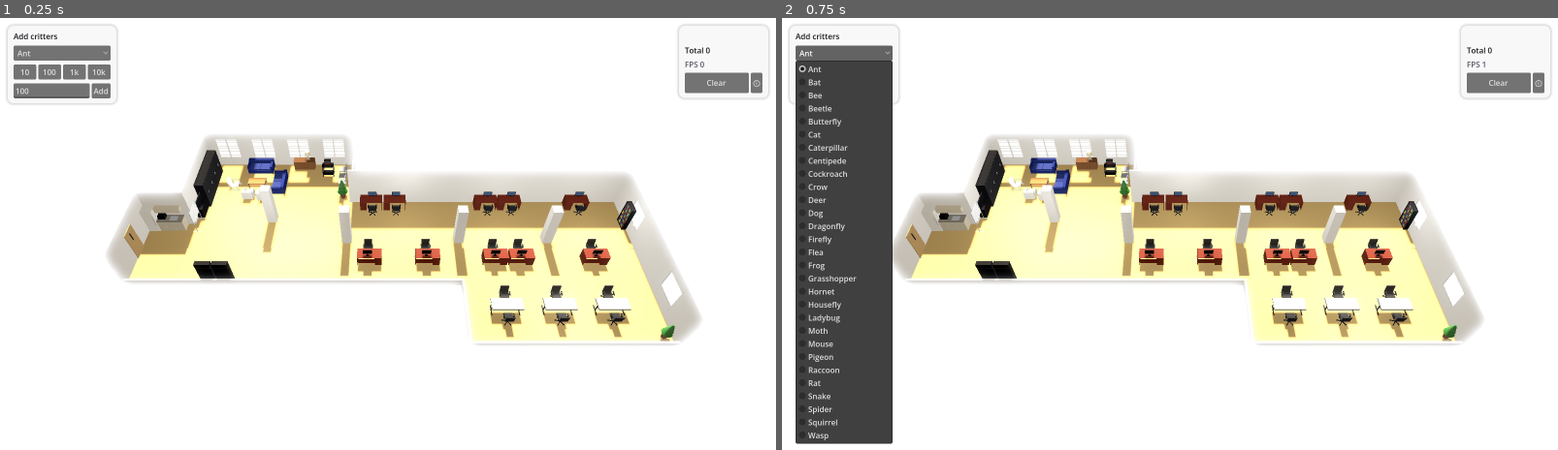
Above: before the commit, frames 1-2 (left to right).
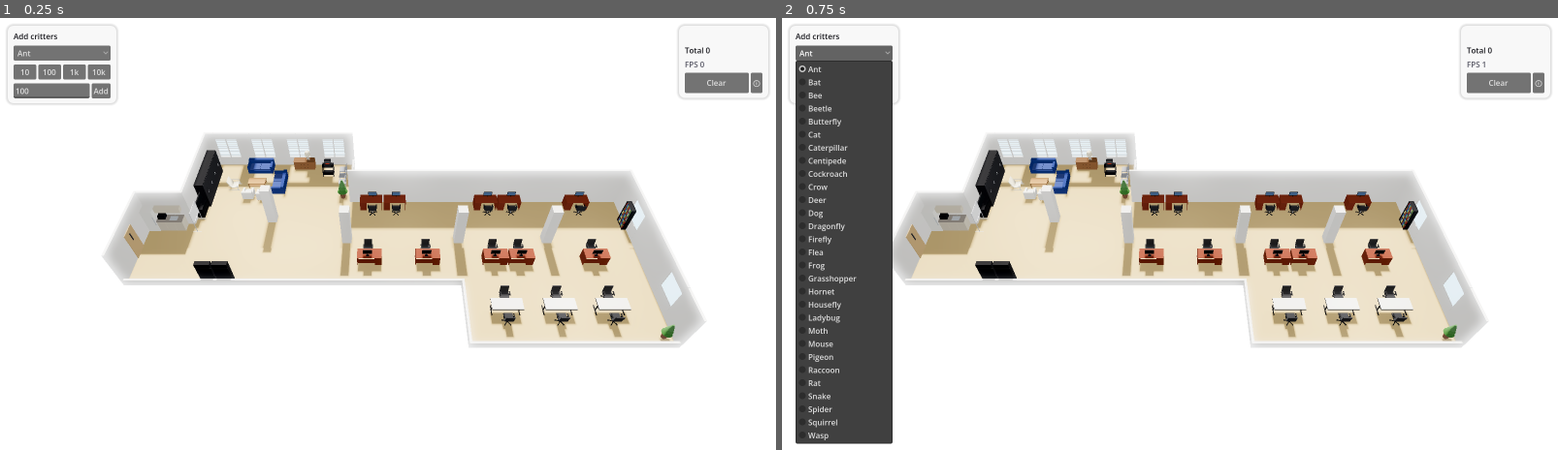
Above: after the commit, the same moments.

Repository: wasianp0wer/bugs-in-my-chnm-its-more-likely-than-you-think
Game: Godot game, scene res://scenes/main.tscn
Two runs of this game, one before a commit and one after it. Both use one fixed random seed, a clock stepped at 60 frames per second and the inputs below.
Inputs:
- Up to frame 1 (0.25 s): no input
- Up to frame 2 (0.75 s): click "Ant" at 0.5 s

The runs differ from the first frame. In frame 1, 12% of the frame differs, in the area x 13-91%, y 26-77%; in frame 2, 12%.

Commit message:
style(room): neutral daytime office lighting
Lower sun/troffer energies, neutral colours, AgX tonemap; additive small-level
glow so emissive fireflies and panes still bloom in daylight.

Co-Authored-By: Claude Opus 5.5 <noreply@anthropic.com>

Diff:
--- a/sim/scripts/room/room_builder.gd
+++ b/sim/scripts/room/room_builder.gd
@@ -192,8 +192,8 @@
 	var sun := DirectionalLight3D.new()
 	sun.name = "Sun"
 	sun.rotation_degrees = Vector3(-135, 0, 0)   # travels south (+z) and down, in through the north bank
-	sun.light_energy = 1.4
-	sun.light_color = Color("fff4dc")
+	sun.light_energy = 1.2
+	sun.light_color = Color("fffaf2")
 	sun.shadow_enabled = true
 	sun.directional_shadow_max_distance = 60.0
 	root.add_child(sun)
@@ -203,19 +203,27 @@
 		o.name = "Troffer_%d" % i
 		o.position = Vector3(spots[i].x, 2.6, spots[i].y)
 		o.omni_range = 13.0
-		o.light_energy = 0.9
-		o.light_color = Color("f4f8ff")
+		o.light_energy = 0.45
+		o.light_color = Color("f7f9ff")
 		o.shadow_enabled = false
 		root.add_child(o)
 	var env := Environment.new()
 	env.background_mode = Environment.BG_COLOR
 	env.background_color = Color("d9dde3")
 	env.ambient_light_source = Environment.AMBIENT_SOURCE_COLOR
-	env.ambient_light_color = Color("fff8ee")
-	env.ambient_light_energy = 0.5
+	env.ambient_light_color = Color("f2f4f7")
+	env.ambient_light_energy = 0.65
+	env.tonemap_mode = Environment.TONE_MAPPER_AGX
+	env.tonemap_exposure = 1.35
 	env.glow_enabled = true
 	env.glow_intensity = 0.6
 	env.glow_hdr_threshold = 1.0
+	# Additive so emitters (fireflies, panes) still bloom against the bright daylight
+	# room; screen blend barely shows on light walls. Small levels suit tiny emitters.
+	env.glow_blend_mode = Environment.GLOW_BLEND_MODE_ADDITIVE
+	env.set_glow_level(1, 1.0)
+	env.set_glow_level(2, 0.6)
+	env.glow_hdr_scale = 4.0
 	var we := WorldEnvironment.new()
 	we.name = "WorldEnvironment"
 	we.environment = env
